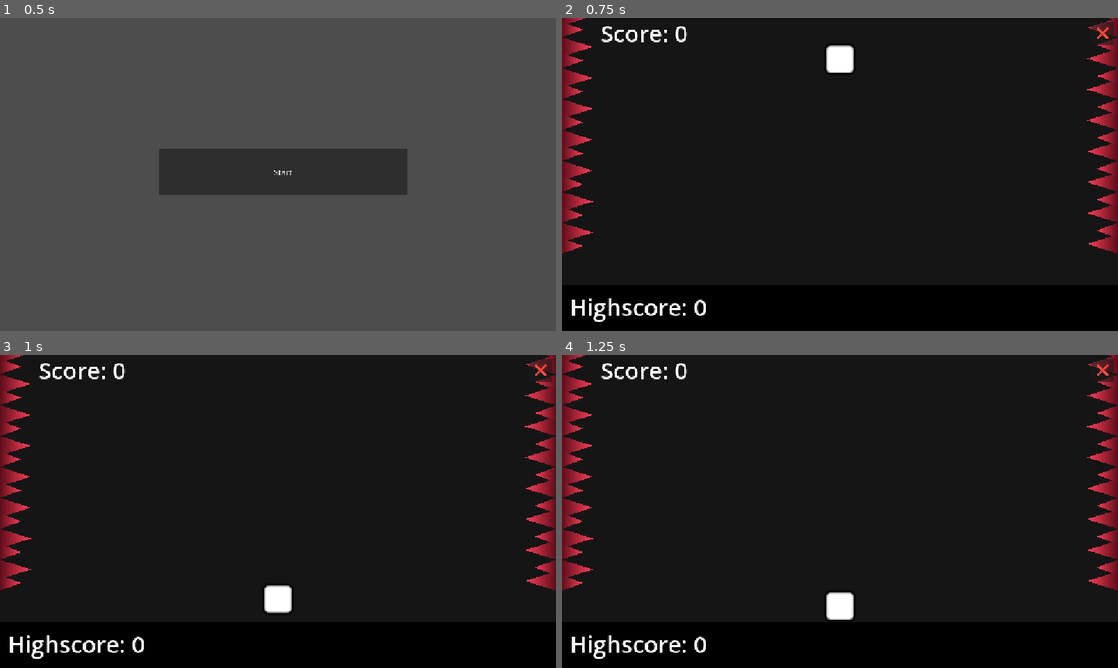
Above: before the commit, frames 1-4 (two rows, left to right).
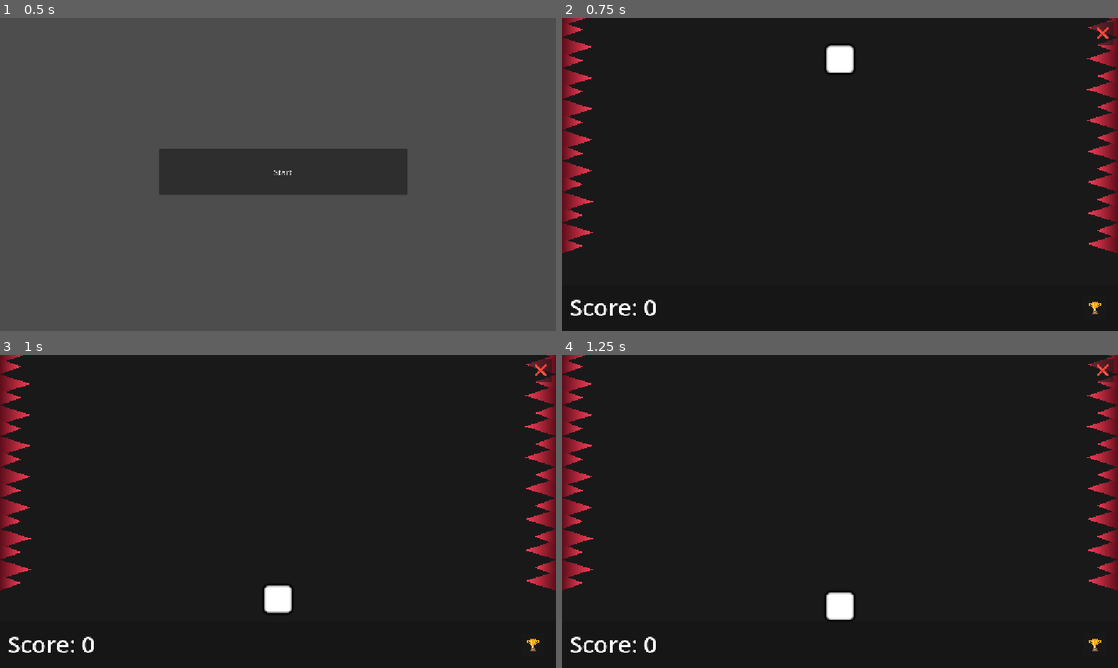
Above: after the commit, the same moments.

Repository: vindognz/dodge-the-spikes
Game: Godot game, scene res://scenes/start.tscn
The game is run twice, just before and just after one commit, with the same random seed, the same clock (stepped at 60 frames per second) and the same inputs.
Inputs:
- Up to frame 1 (0.5 s): no input
- Up to frame 2 (0.75 s): click "Start" at 0.5 s
- Up to frame 3 (1 s): no input
- Up to frame 4 (1.25 s): no input

Frame 1 is identical in both runs. In frame 2, 0.9% of the frame differs, in the area x 1-97%, y 2-98%; in frame 3, 0.9%; in frame 4, 0.9%.

Commit message:
shoddy leaderboard implementation

Diff:
--- a/scenes/game.tscn
+++ b/scenes/game.tscn
@@ -14,14 +14,14 @@
 offset_left = -144.0
 offset_top = -162.0
 offset_right = 144.0
-color = Color(0, 0, 0, 1)
+color = Color(0.08468992, 0.08468992, 0.08468992, 1)
 
 [node name="smaller bg rect" type="ColorRect" parent="." unique_id=628151695]
 offset_left = -144.0
 offset_top = -162.0
 offset_right = 144.0
 offset_bottom = -24.0
-color = Color(0.08468992, 0.08468992, 0.08468992, 1)
+color = Color(0.099985994, 0.099985994, 0.099985994, 1)
 
 [node name="Player" parent="." unique_id=129299254 instance=ExtResource("1_uwrxv")]
 z_index = 1
@@ -146,7 +146,7 @@
 offset_bottom = 648.0
 grow_horizontal = 2
 grow_vertical = 0
-color = Color(0, 0, 0, 1)
+color = Color(0.08627451, 0.08627451, 0.08627451, 1)
 
 [node name="GameOverScreen" type="Node2D" parent="CanvasLayer" unique_id=1441366816]
 
@@ -198,27 +198,26 @@
 theme_override_font_sizes/font_size = 32
 text = "Play Again"
 
+[node name="SubmitScoreButton" type="Button" parent="CanvasLayer/GameOverScreen" unique_id=1648888760]
+offset_left = 298.0
+offset_top = 390.0
+offset_right = 407.0
+offset_bottom = 421.0
+text = "Submit score"
+
 [node name="HUD" type="Node2D" parent="CanvasLayer" unique_id=1080260442]
 
 [node name="ScoreLabel" type="Label" parent="CanvasLayer/HUD" unique_id=454359975]
-offset_left = 80.0
-offset_top = -2.0
-offset_right = 261.0
-offset_bottom = 65.0
-theme_override_font_sizes/font_size = 48
-text = "Score: 0"
-
-[node name="HighScoreLabel" type="Label" parent="CanvasLayer/HUD" unique_id=103227688]
 anchors_preset = 2
 anchor_top = 1.0
 anchor_bottom = 1.0
 offset_left = 16.0
 offset_top = 565.0
-offset_right = 301.0
+offset_right = 197.0
 offset_bottom = 632.0
 grow_vertical = 0
 theme_override_font_sizes/font_size = 48
-text = "Highscore: 0"
+text = "Score: 0"
 
 [node name="QuitButton" type="Button" parent="CanvasLayer/HUD" unique_id=1558672291]
 anchors_preset = 1
@@ -232,5 +231,22 @@
 theme_override_font_sizes/font_size = 28
 text = "❌"
 
+[node name="LeaderboardButton" type="Button" parent="CanvasLayer/HUD" unique_id=476615647]
+anchors_preset = 3
+anchor_left = 1.0
+anchor_top = 1.0
+anchor_right = 1.0
+anchor_bottom = 1.0
+offset_left = 1080.0
+offset_top = 576.0
+offset_right = 1128.0
+offset_bottom = 624.0
+grow_horizontal = 0
+grow_vertical = 0
+theme_override_font_sizes/font_size = 28
+text = "🏆"
+
 [connection signal="pressed" from="CanvasLayer/GameOverScreen/PlayAgainButton" to="." method="_on_play_again_button_pressed"]
+[connection signal="pressed" from="CanvasLayer/GameOverScreen/SubmitScoreButton" to="." method="_on_submit_score_button_pressed"]
 [connection signal="pressed" from="CanvasLayer/HUD/QuitButton" to="." method="_on_quit_button_pressed"]
+[connection signal="pressed" from="CanvasLayer/HUD/LeaderboardButton" to="." method="_on_leaderboard_button_pressed"]
--- a/scripts/Global.gd
+++ b/scripts/Global.gd
@@ -1,4 +1,7 @@
-extends Node
+extends Node2D
+
+const SUPABASE_URL="https://iouyugorzkjsugypqsan.supabase.co"
+const SUPABASE_KEY="sb_publishable_pb5oBJ0UfdFDiWoVcmM7Dg_qRVDEsuj"
 
 var running: bool = true
 var score: int = 0
@@ -7,3 +10,47 @@
 func reset() -> void:
 	running = true
 	score = 0
+
+func submit_score(player_name: String) -> void:
+	var http = HTTPRequest.new()
+	get_tree().root.add_child(http)
+
+	var url = SUPABASE_URL + "/rest/v1/leaderboard"
+	var headers = [
+		"Content-Type: application/json",
+		"apikey: " + SUPABASE_KEY,
+		"Authorization: Bearer " + SUPABASE_KEY
+	]
+	var body = JSON.stringify({
+		"name": player_name,
+		"score": score
+	})
+
+	http.request(url, headers, HTTPClient.METHOD_POST, body)
+	http.request_completed.connect(func(result, code, _headers, _body):
+		if code == 201:
+			print("Score submitted!")
+		else:
+			print("Submit failed: ", code)
+		http.queue_free()
+	)
+
+func fetch_leaderboard() -> void:
+	var http = HTTPRequest.new()
+	get_tree().root.add_child(http)
+
+	var url = SUPABASE_URL + "/rest/v1/leaderboard?select=name,score&order=score.desc&limit=10"
+	var headers = [
+		"apikey: " + SUPABASE_KEY,
+		"Authorization: Bearer " + SUPABASE_KEY
+	]
+
+	http.request(url, headers, HTTPClient.METHOD_GET)
+	http.request_completed.connect(func(result, code, _headers, body):
+		if code == 200:
+			var json = JSON.parse_string(body.get_string_from_utf8())
+			print("Leaderboard: ", json)
+		else:
+			print("Fetch failed: ", code)
+		http.queue_free()
+	)
--- a/scripts/game.gd
+++ b/scripts/game.gd
@@ -3,7 +3,6 @@
 @onready var game_over_screen: Node2D = $CanvasLayer/GameOverScreen
 @onready var game_over_score_label: Label = $CanvasLayer/GameOverScreen/ScoreLabel
 @onready var score_label: Label = $CanvasLayer/HUD/ScoreLabel
-@onready var high_score_label: Label = $CanvasLayer/HUD/HighScoreLabel
 
 # Called when the node enters the scene tree for the first time.
 func _ready() -> void:
@@ -17,7 +16,6 @@
 	else:
 		score_label.text = "Score: " + str(Global.score)
 		Global.highscore = max(Global.score, Global.highscore)
-		high_score_label.text = "Highscore: " + str(Global.highscore)
 
 func _on_play_again_button_pressed() -> void:
 	get_tree().reload_current_scene()
@@ -25,3 +23,9 @@
 
 func _on_quit_button_pressed() -> void:
 	get_tree().quit()
+
+func _on_submit_score_button_pressed() -> void:
+	Global.submit_score("test")
+
+func _on_leaderboard_button_pressed() -> void:
+	Global.fetch_leaderboard()
